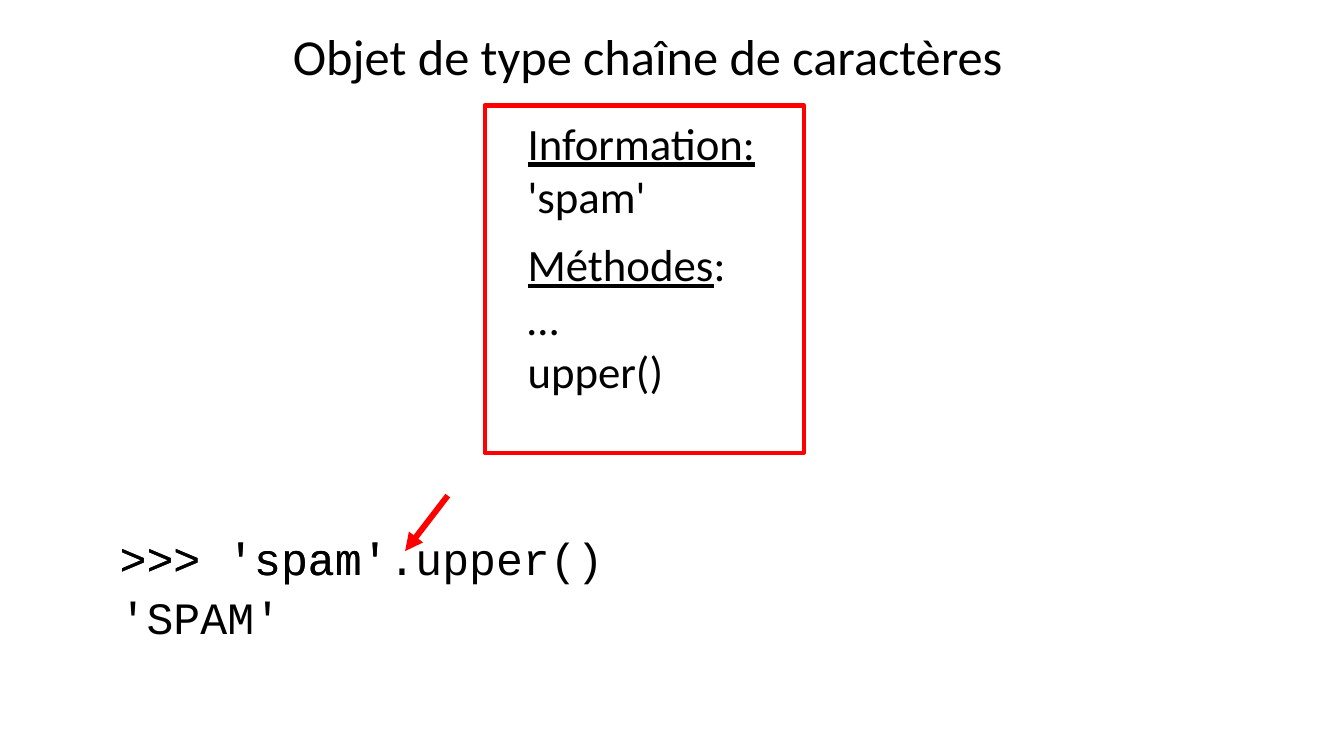
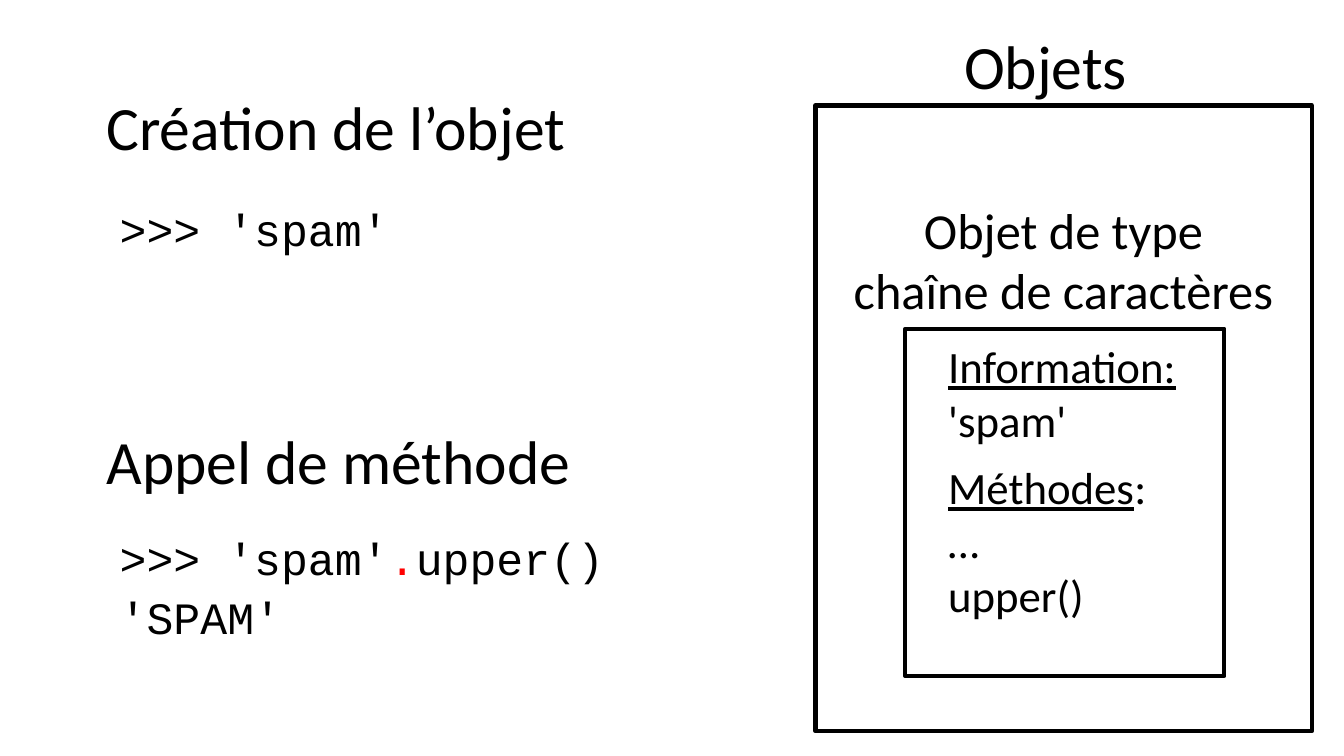
Before and after one commit to parmentelat/flotpython-archive, a slide deck: slide 1 of semaine2/CO12AL-W2-VIDEO01-SLIDE01.pptx. Drawn at 1344x756 pixels with LibreOffice and Linux fonts; fonts in the diff are those of the drawing. Boxes give left, top, right and bottom in pixels: in the first picture for what was removed or moved away, otherwise in the second. Text is boxed around its words. In the diff, an @@ line names an element or a change of style, - is before the commit and + after.

```diff
--- a/semaine2/CO12AL-W2-VIDEO01-SLIDE01.pptx
+++ b/semaine2/CO12AL-W2-VIDEO01-SLIDE01.pptx
@@ text added at (964, 46, 1127, 104), 44 pt, text #000000 @@
+Objets
@@ text added at (106, 107, 565, 161), 44 pt, text #000000 @@
+Création de l’objet
@@ rectangle added at (816, 106, 1312, 732), outline #000000 3 pt @@
@@ text ">>> 'spam'" rewrapped from (120, 602, 281, 635) to (227, 214, 388, 256) @@
@@ text "Objet de type chaîne de ...": place and size @@
-text "Objet de type chaîne de ..." at (293, 40, 1002, 84)
+text "Objet de type chaîne de ..." at (854, 214, 1273, 310)
@@ text "Objet de type chaîne de ..." at (854, 214, 1273, 310): alignment left to centre @@
@@ 2 texts, 1 rectangle: place and size @@
-2 texts, 1 rectangle at (485, 106, 805, 454)
+2 texts, 1 rectangle at (905, 329, 1225, 677)
@@ rectangle at (905, 329, 1225, 677): outline #FF0000 3 pt to #000000 3 pt @@
@@ text added at (106, 441, 570, 494), 44 pt, text #000000 @@
+Appel de méthode
@@ arrow removed from (448, 496) to (405, 552) @@
@@ text ">>> 'spam'.upper()" at (227, 543, 604, 585): text colour #000000 to #FF0000 in "'spam'.upper()" @@
```
Also in this commit, not shown: 5 other files.
